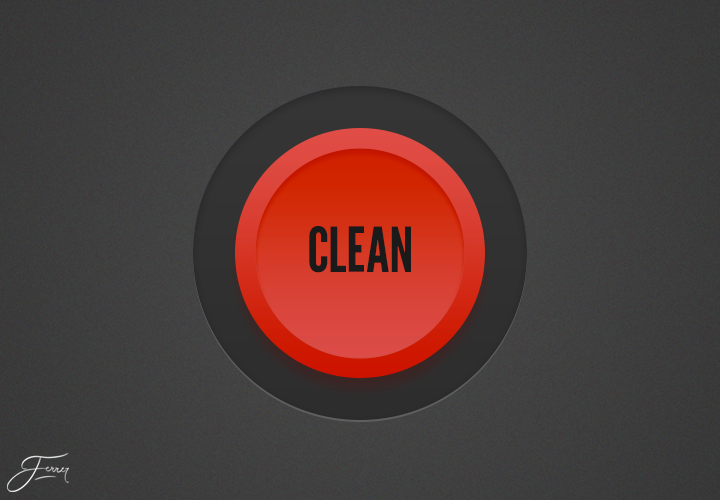
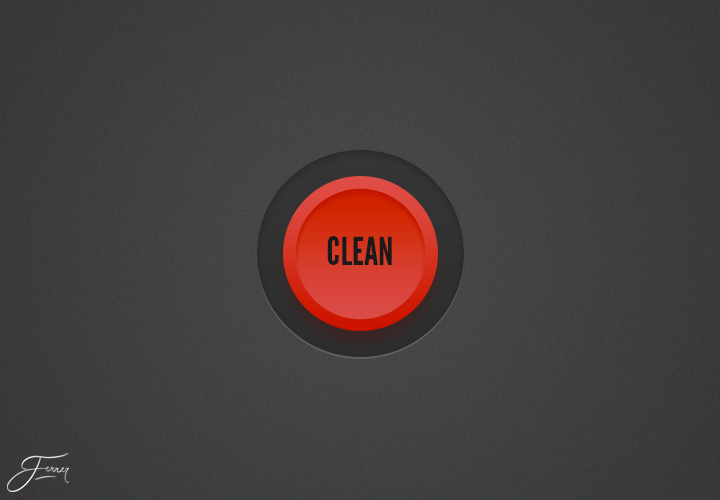
Revision of a layered 720 × 500 image; what changed, layer by layer:
added group "Grupo 2" with 6 layers above "Background" over 257, 150, 464, 357
moved "CLEAN" into group "Grupo 2", painted on it over 309, 226, 411, 273
moved "Grupo 1" into group "Grupo 2" over 235, 128, 485, 378
painted on "Inner Button Circle" over 255, 148, 465, 358
painted on "Outer Button Circle" over 235, 128, 485, 378
moved "Inset" into group "Grupo 2", painted on it over 193, 86, 527, 420
